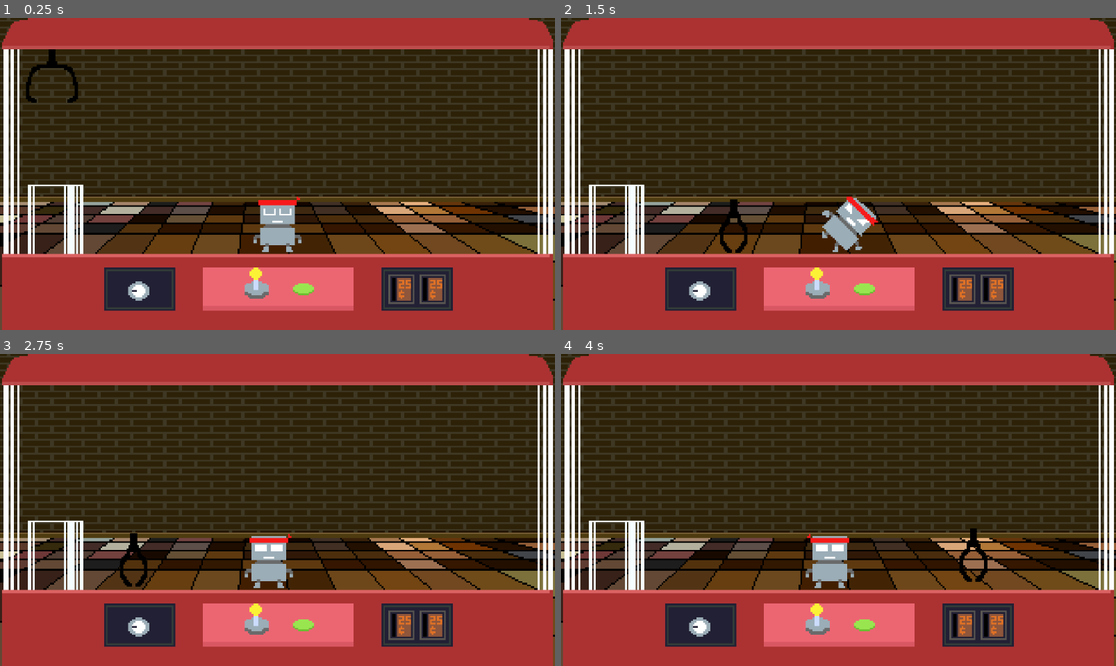
Above: before the commit, frames 1-4 (two rows, left to right).
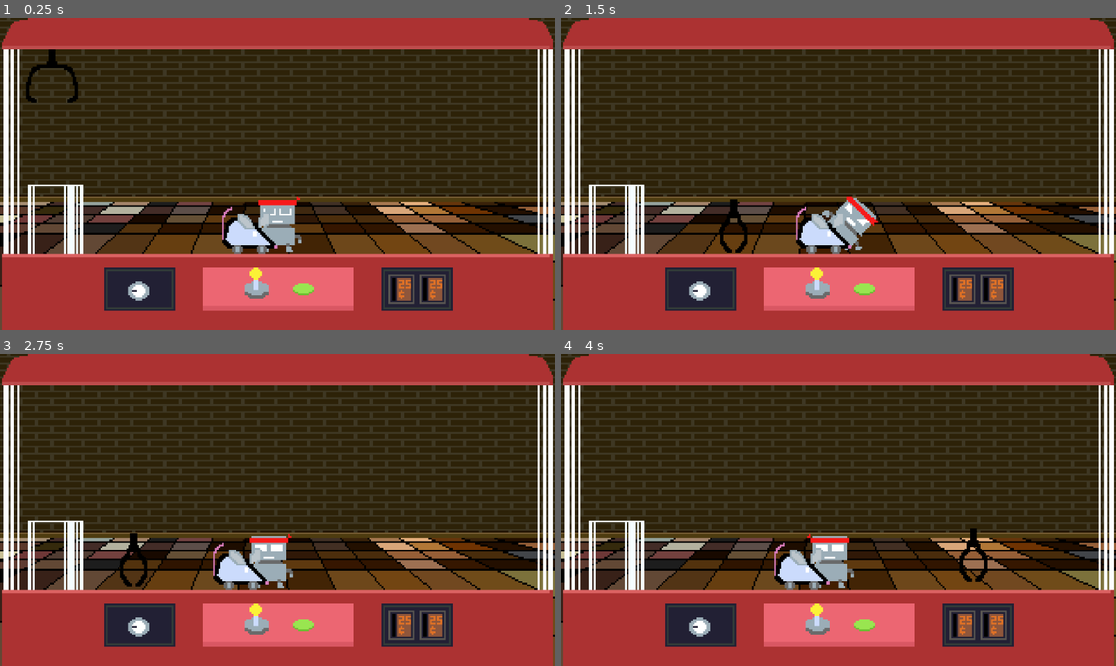
Above: after the commit, the same moments.

Repository: Jossulus/gamedevjs-jam
Game: Godot game, scene res://Scenes/game.tscn
Same seed, same stepped clock (60 frames per second), same inputs: the game is played once before the commit and once after it.
Inputs (mouse positions are in pixels of both pictures, inside the frame that each line leads up to):
- Up to frame 1 (0.25 s): no input
- Up to frame 2 (1.5 s): move the mouse to (960, 158) at 0.52 s; hold D (claw_right) from 0.53 s (still down); click (960, 158) at 0.6 s; tap W (claw_up) at 0.77 s; move the mouse to (727, 189) at 1.27 s; click (727, 189) at 1.35 s
- Up to frame 3 (2.75 s): tap W (claw_up) at 1.52 s; move the mouse to (333, 441) at 2.02 s; release D (claw_right) at 2.03 s; hold A (claw_left) from 2.03 s (still down); click (333, 441) at 2.1 s
- Up to frame 4 (4 s): move the mouse to (810, 572) at 2.77 s; release A (claw_left) at 2.78 s; hold D (claw_right) from 2.78 s (still down); click (810, 572) at 2.85 s; tap W (claw_up) at 3.02, 3.77 s; move the mouse to (1005, 556) at 3.52 s; click (1005, 556) at 3.6 s

The runs differ from the first frame. In frame 1, 0.9% of the frame differs, in the area x 39-51%, y 60-76%; in frame 2, 0.9%; in frame 3, 0.9%; in frame 4, 0.9%.

Commit message:
mouse fix

Diff:
--- a/gamedev.js-entry/Objects/Claw/claw.tscn
+++ b/gamedev.js-entry/Objects/Claw/claw.tscn
@@ -143,6 +143,7 @@
 disabled = true
 
 [node name="ClawArea" type="Area2D" parent="." unique_id=327584121]
+collision_mask = 3
 
 [node name="CollisionShape2D" type="CollisionShape2D" parent="ClawArea" unique_id=1388975132]
 shape = SubResource("RectangleShape2D_kk55d")
--- a/gamedev.js-entry/Objects/Items/Wind Up Mouse/wind_up_mouse.gd
+++ b/gamedev.js-entry/Objects/Items/Wind Up Mouse/wind_up_mouse.gd
@@ -31,3 +31,6 @@
 	if !is_grabbed and wind_up_timer.is_stopped():
 		move_and_slide()
 	apply_gravity()
+	if not is_on_floor():
+		velocity.x = 0
+		move_and_slide()
--- a/gamedev.js-entry/Objects/Items/Wind Up Mouse/wind_up_mouse.tscn
+++ b/gamedev.js-entry/Objects/Items/Wind Up Mouse/wind_up_mouse.tscn
@@ -35,6 +35,7 @@
 size = Vector2(14, 15)
 
 [node name="WindUpMouse" type="CharacterBody2D" unique_id=1021702830 node_paths=PackedStringArray("wind_up_timer")]
+collision_layer = 2
 script = ExtResource("1_o2neo")
 wind_up_timer = NodePath("Timer")
 item_data = SubResource("Resource_a6abn")
--- a/gamedev.js-entry/Scenes/game.tscn
+++ b/gamedev.js-entry/Scenes/game.tscn
@@ -5,6 +5,7 @@
 [ext_resource type="Script" uid="uid://4gssiuyb1hh1" path="res://Objects/Drop Off Area/drop_off_area.gd" id="4_3dryh"]
 [ext_resource type="PackedScene" uid="uid://8autcvnmsahw" path="res://Objects/Items/Kick Robot/kick_robot.tscn" id="4_wowpa"]
 [ext_resource type="Texture2D" uid="uid://bhasyr683to64" path="res://Objects/Arcade/backgroundOnly.png" id="5_wowpa"]
+[ext_resource type="PackedScene" uid="uid://cicjyyomrjwho" path="res://Objects/Items/Wind Up Mouse/wind_up_mouse.tscn" id="6_i6g32"]
 
 [sub_resource type="RectangleShape2D" id="RectangleShape2D_3dryh"]
 size = Vector2(257, 20)
@@ -30,6 +31,7 @@
 
 [node name="Ground" type="StaticBody2D" parent="." unique_id=1947102252]
 position = Vector2(30, 55)
+collision_mask = 0
 
 [node name="CollisionShape2D" type="CollisionShape2D" parent="Ground" unique_id=941247980]
 position = Vector2(0.5, 0)
@@ -59,3 +61,5 @@
 [node name="BackgroundOnly" type="Sprite2D" parent="." unique_id=1464724672]
 z_index = -1
 texture = ExtResource("5_wowpa")
+
+[node name="WindUpMouse" parent="." unique_id=1021702830 instance=ExtResource("6_i6g32")]
